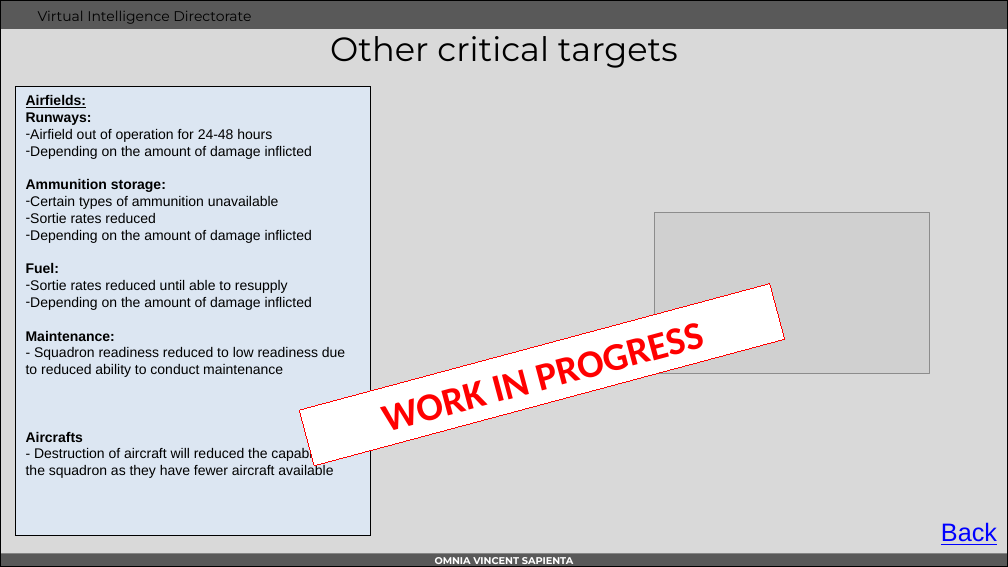
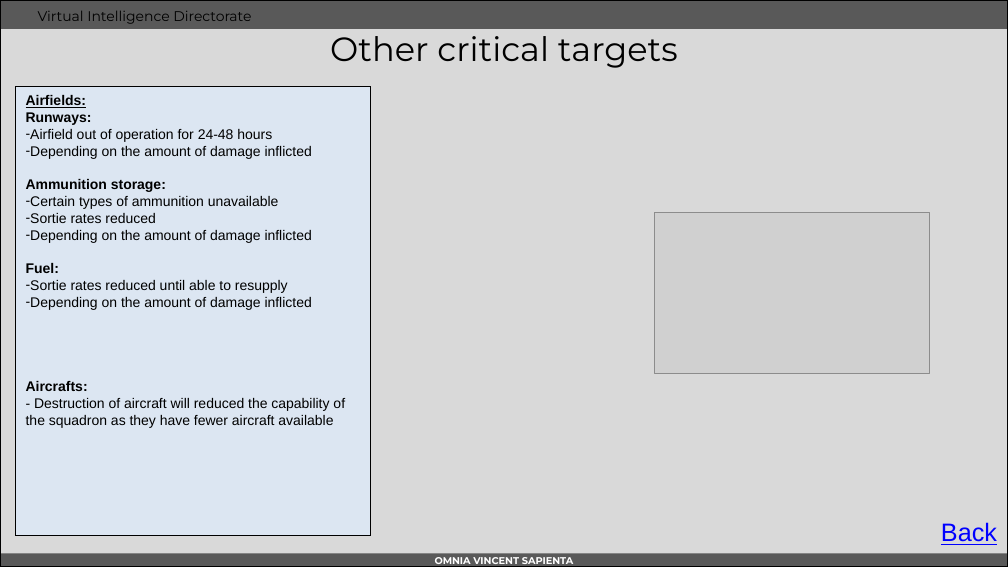
Before and after one commit to 132nd-vWing/OPAT-background, a slide deck: slide 13 of INTEL/VID/WIP/INTREP VID OPAC-001 - Enemy Air Assets in Notia and Kambiland.pptx (slide 12 before the commit). Drawn at 1008x567 pixels with LibreOffice and Linux fonts; fonts in the diff are those of the drawing; grey boxes stand for pictures; background and template pictures are left out. Boxes give left, top, right and bottom in pixels: in the first picture for what was removed or moved away, otherwise in the second. Text is boxed around its words. In the diff, an @@ line names an element or a change of style, - is before the commit and + after.

Commit message:
chg: Added 4 targets (Air Division HQs) to OPAC.miz, JTL, OPAC DPIs for CF, updated introductionary brief, updated DPIs for target folder, continued work on OPAC_VID_INTREP-002 Notian Air Assets

```diff
--- a/INTEL/VID/WIP/INTREP VID OPAC-001 - Enemy Air Assets in Notia and Kambiland.pptx
+++ b/INTEL/VID/WIP/INTREP VID OPAC-001 - Enemy Air Assets in Notia and Kambiland.pptx
@@ rectangle removed at (299, 284, 784, 465) @@
-WORK IN PROGRESS
@@ text in rectangle at (26, 381, 88, 391): text changed; bold on @@
-Maintenance:
-- Squadron readiness reduced to low readiness due to reduced ability to conduct maintenance
-Aircrafts
+Aircrafts:
```
Also in this commit, not shown: 2 other slides changed, 1 slide added, 7 other files.
